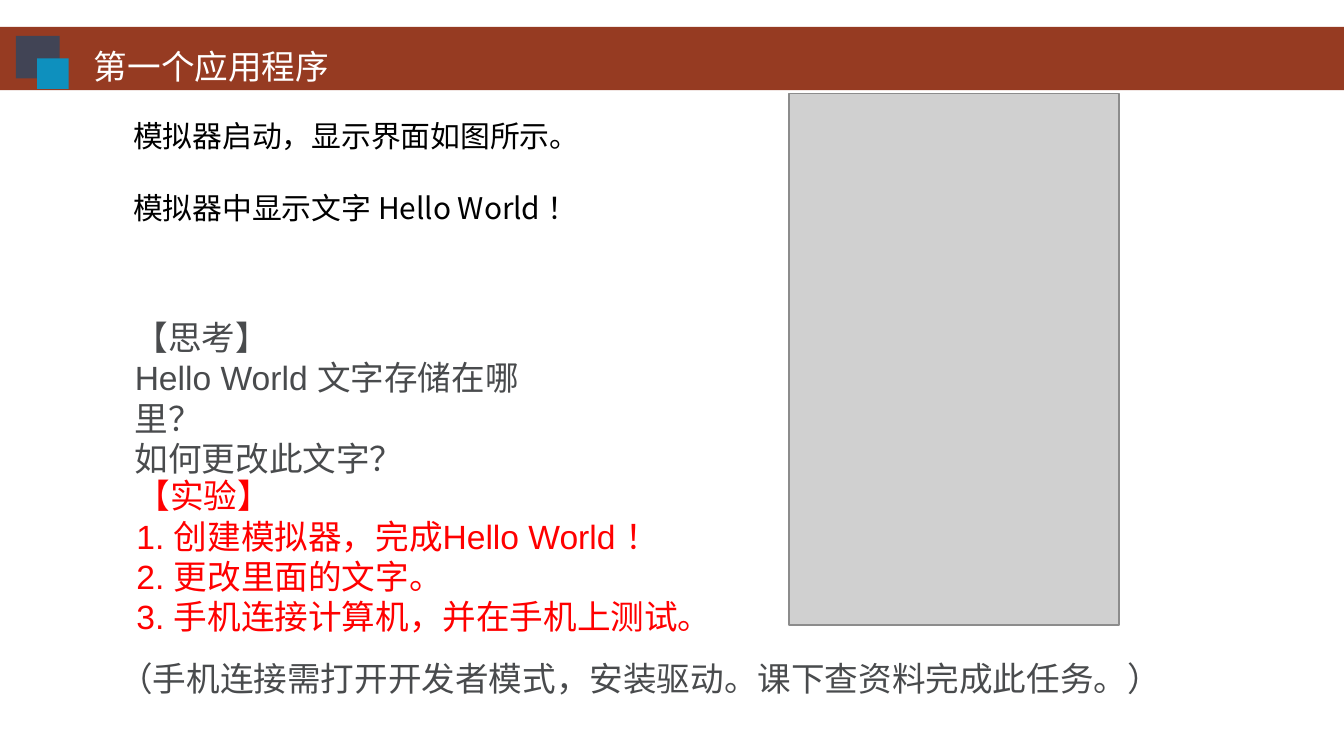
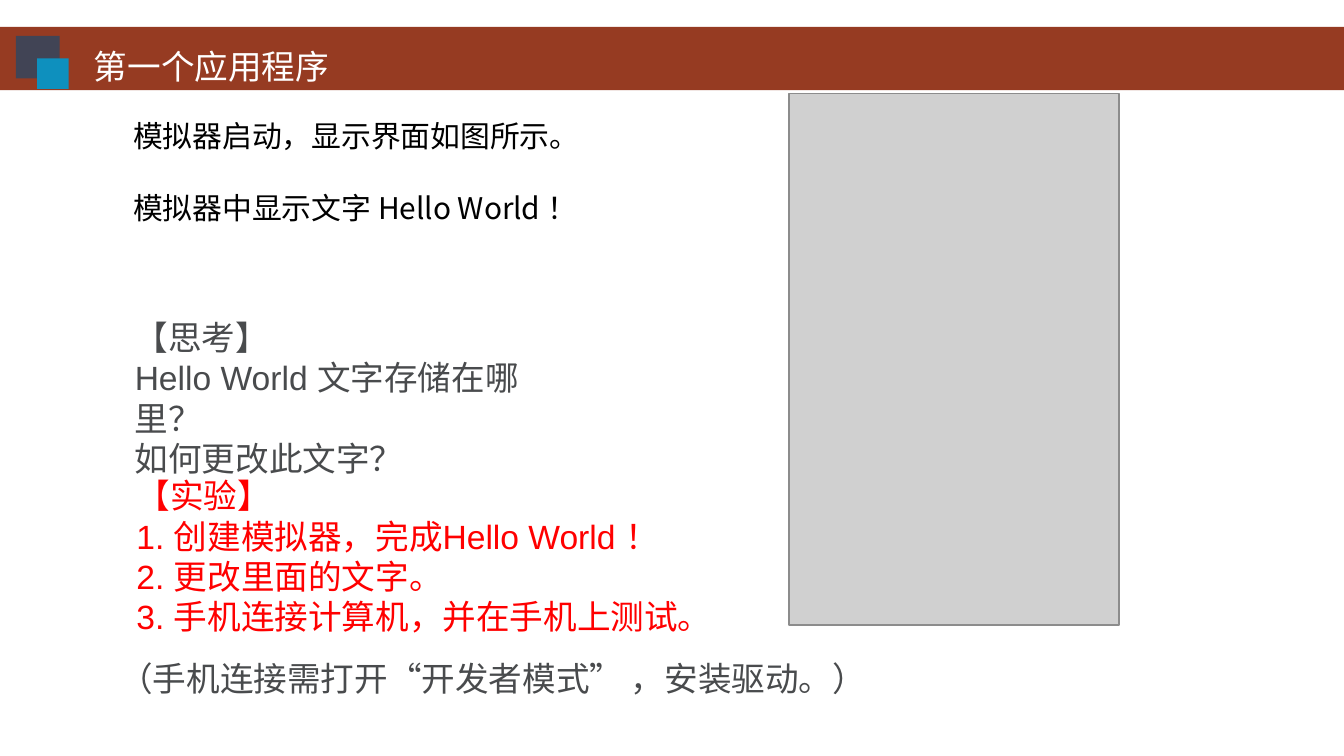
Before and after one commit to HBU/Android-PPT, a slide deck: slide 11 of 02.0 -- 首个程序 -- 第02章.ppt. Drawn at 1344x756 pixels with LibreOffice and Linux fonts; fonts in the diff are those of the drawing; grey boxes stand for pictures; background and template pictures are left out. Boxes give left, top, right and bottom in pixels: in the first picture for what was removed or moved away, otherwise in the second. Text is boxed around its words. In the diff, an @@ line names an element or a change of style, - is before the commit and + after.

```diff
--- a/02.0 -- 首个程序 -- 第02章.ppt
+++ b/02.0 -- 首个程序 -- 第02章.ppt
@@ text at (119,662,866,695): text changed @@
-（手机连接需打开开发者模式，安装驱动。课下查资料完成此任务。）
+（手机连接需打开“开发者模式” ，安装驱动。）
```
Also in this commit, not shown: 4 other slides changed, 2 other files.
